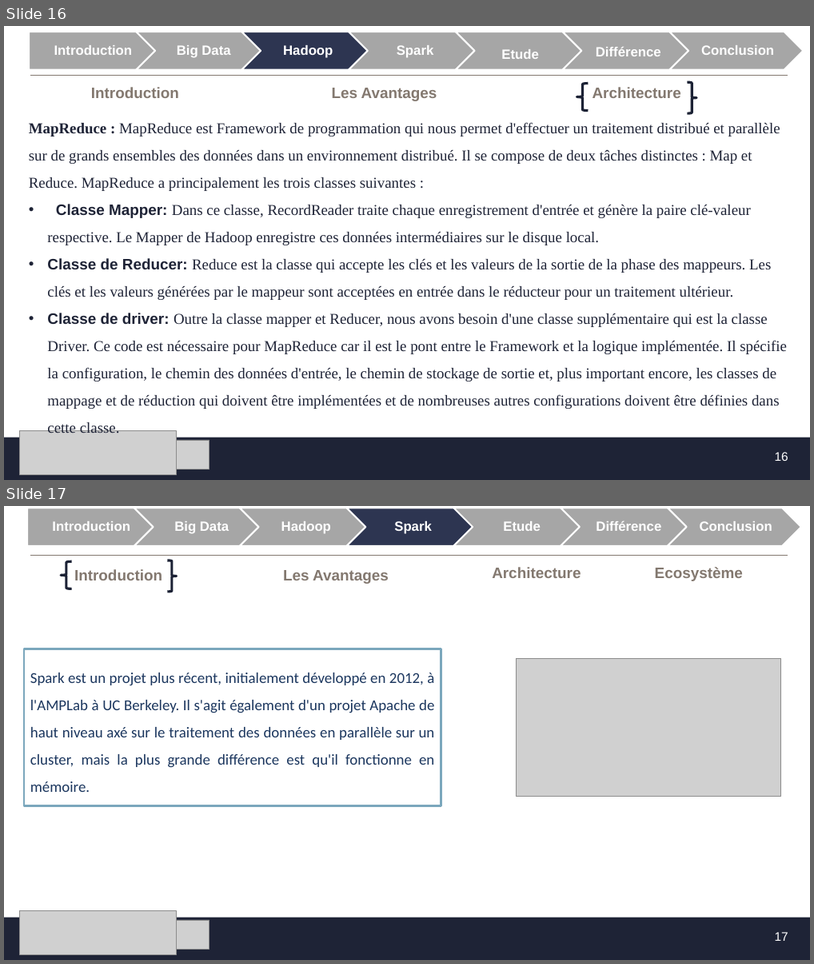
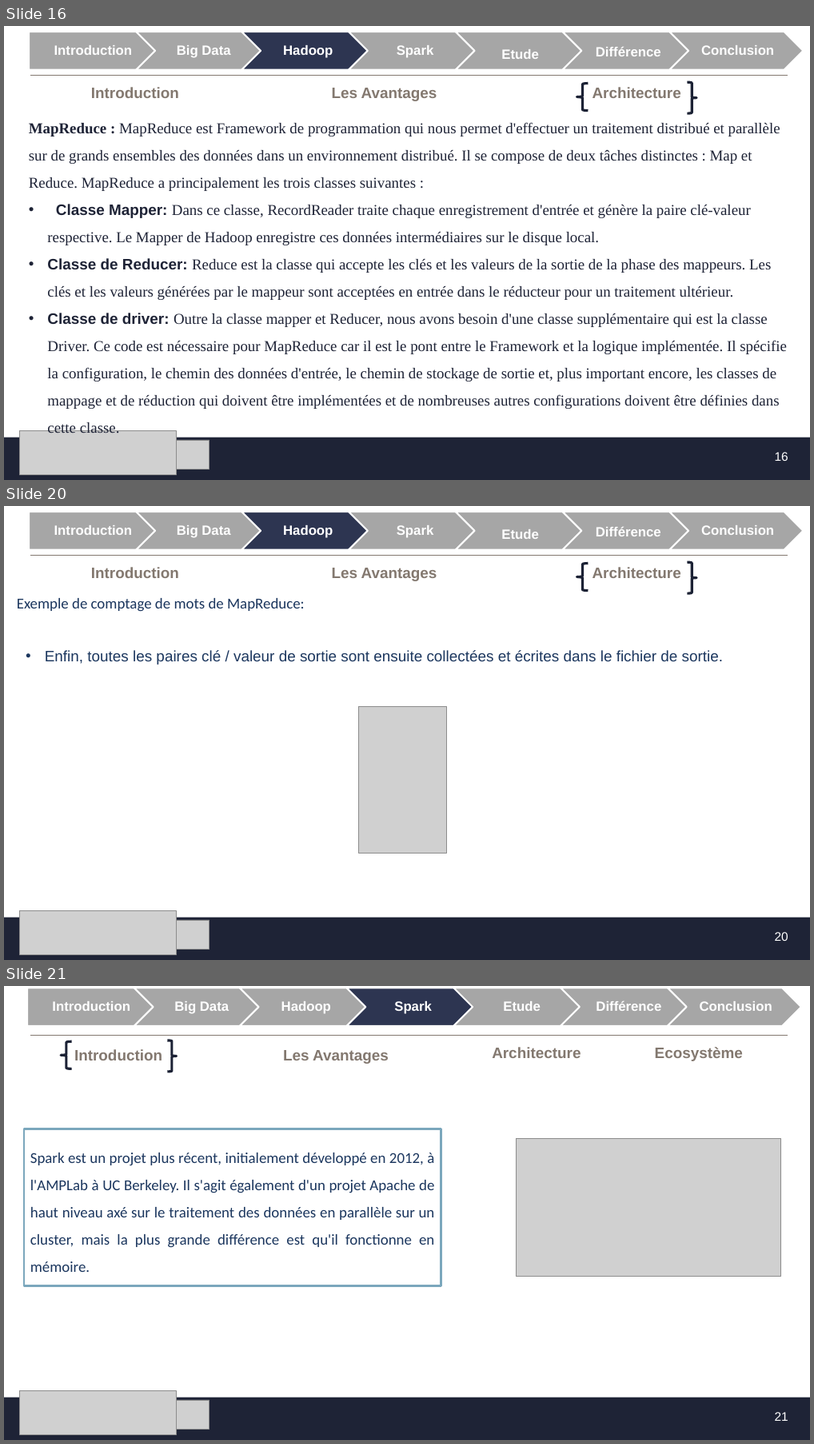
Before and after one commit to MF-13/E-Learning_Platforme, a slide deck: SFE/Présentation_SFE.pptx. Shown one above the other, each under a label of ours: slides 16 and 17 before the commit, slides 16, 20 and 21 after it; the slides between them are not shown. The pictures are 814x964 and 814x1444 pixels, drawn with LibreOffice and Linux fonts; fonts in the diff are those of the drawing; grey boxes stand for pictures; background and template pictures are left out. Boxes give left, top, right and bottom in pixels: in the first picture for what was removed or moved away, otherwise in the second. Text is boxed around its words. In the diff, an @@ line names an element or a change of style, - is before the commit and + after.

```diff
--- a/SFE/Présentation_SFE.pptx
+++ b/SFE/Présentation_SFE.pptx
@@ slide 20 added at [4, 506, 810, 960], background #FFFFFF; not listed: 4 template elements that a slide beside it also shows @@
@@ group added at [29, 512, 804, 549]: 7 texts, 6 chevrons, 1 pentagon arrow @@
+Introduction
+Big Data
+Hadoop
+Spark
+Etude
+Différence
+Conclusion
@@ title added at [91, 567, 179, 578], 18 pt, text #83786F, bold @@
+Introduction
@@ text added at [332, 568, 438, 581], 18 pt, text #83786F, bold @@
+Les Avantages
@@ left brace added at [578, 564, 589, 591], outline #1D2235 3 pt @@
@@ text added at [593, 567, 682, 578], 18 pt, text #83786F, bold @@
+Architecture
@@ right brace added at [687, 562, 697, 594], outline #1D2235 3 pt @@
@@ text added at [17, 598, 305, 612], 18 pt, text #1B365E @@
+Exemple de comptage de mots de MapReduce:
@@ text added at [45, 650, 723, 664], 18 pt, text #1B365E @@
+• Enfin, toutes les paires clé / valeur de sortie sont ensuite collectées et écrites dans le fichier de sortie.
@@ picture added at [359, 706, 447, 853] @@
@@ picture added at [20, 911, 177, 954] @@
@@ picture added at [20, 920, 209, 949] @@
@@ page number added at [775, 932, 789, 940], 14.7 pt, text #FFFFFF @@
+20
@@ what was slide 17 is now slide 21 @@
@@ page number at [775, 1412, 789, 1420]: text changed @@
-17
+21
```
Also in this commit, not shown: 3 other slides added.
